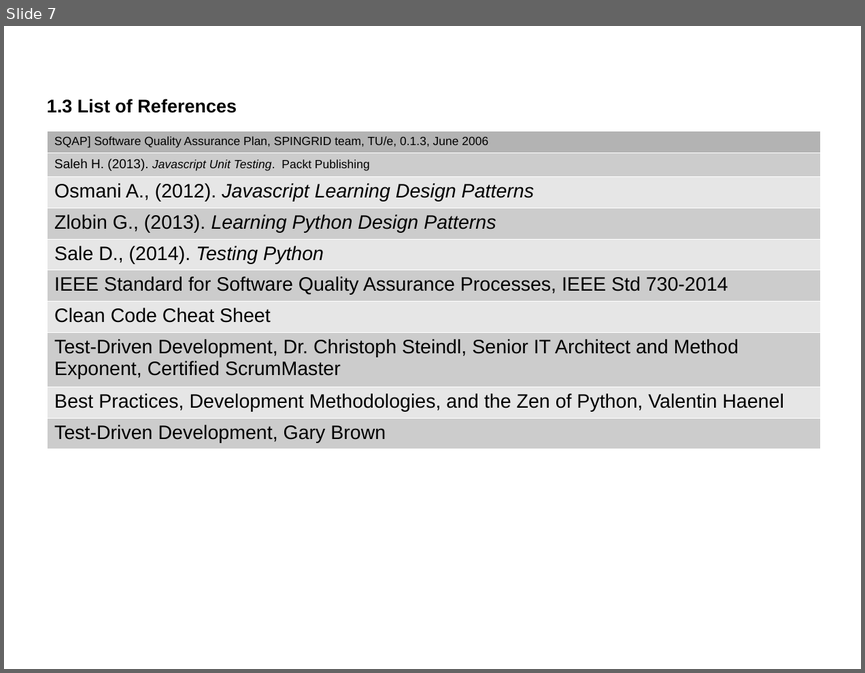
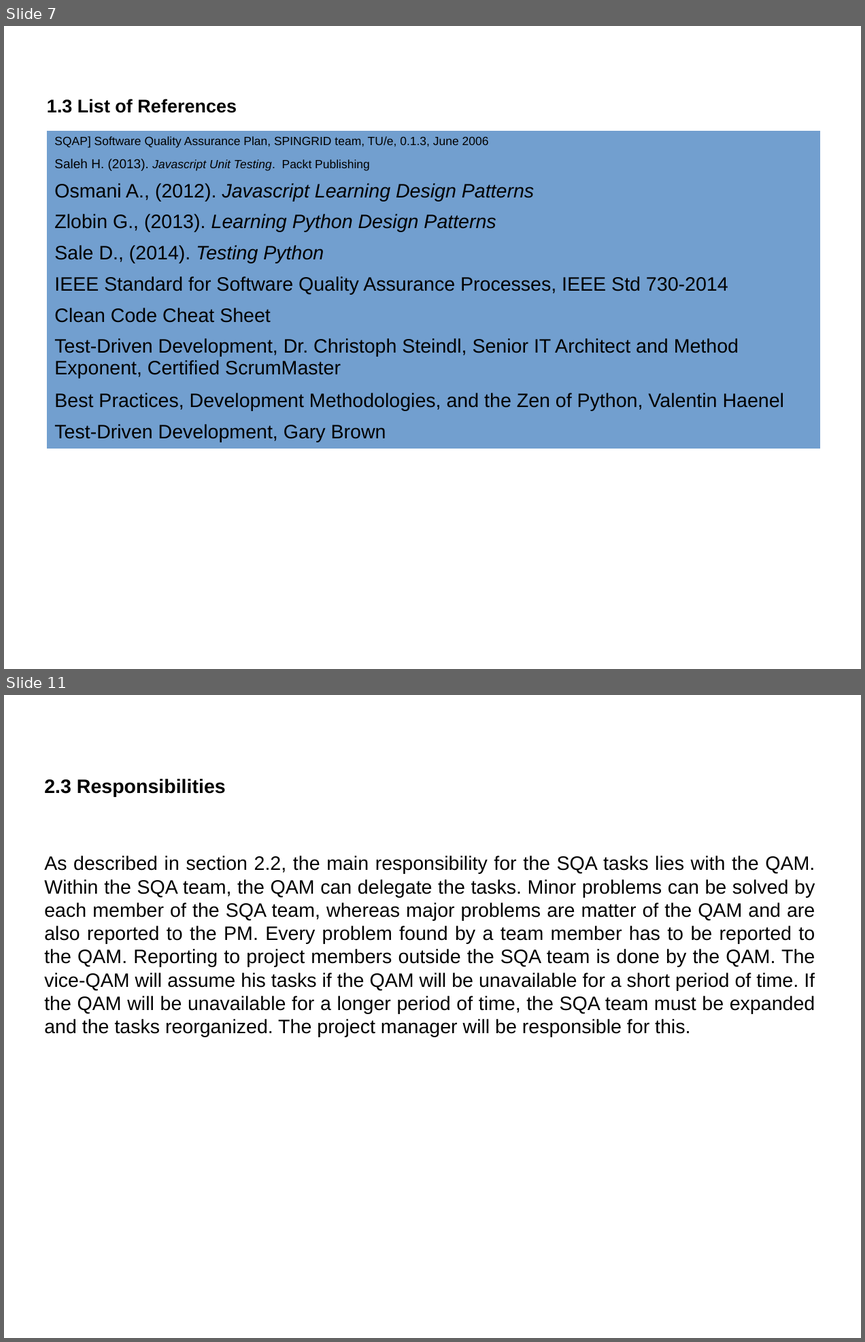
Before and after one commit to catherinemaglasang/e-store-by-scorpio, a slide deck: Presentation/SQAP.odp. Shown one above the other, each under a label of ours: slide 7 before the commit, slides 7 and 11 after it; the slides between them are not shown. The pictures are 865x673 and 865x1342 pixels, drawn with LibreOffice and Linux fonts; fonts in the diff are those of the drawing. Boxes give left, top, right and bottom in pixels: in the first picture for what was removed or moved away, otherwise in the second. Text is boxed around its words. In the diff, an @@ line names an element or a change of style, - is before the commit and + after.

```diff
--- a/Presentation/SQAP.odp
+++ b/Presentation/SQAP.odp
@@ slide 11 added at [4,695,861,1338], background #FFFFFF @@
@@ text added at [44,779,815,1037], 18 pt, text #000000 @@
+2.3 Responsibilities
+As described in section 2.2, the main responsibility for the SQA tasks lies with the QAM. Within the SQA team, the QAM can delegate the tasks. Minor problems can be solved by each member of the SQA team, whereas major problems are matter of the QAM and are also reported to the PM. Every problem found by a team member has to be reported to the QAM. Reporting to project members outside the SQA team is done by the QAM. The vice-QAM will assume his tasks if the QAM will be unavailable for a short period of time. If the QAM will be unavailable for a longer period of time, the SQA team must be expanded and the tasks reorganized. The project manager will be responsible for this.
@@ slide 7 changed as well @@
@@ table at [47,130,821,448] @@
@@ fill #B3B3B3 to #729FCF in row 1, column 1 @@
@@ fill #CCCCCC to #729FCF in 5 cells @@
@@ fill #E6E6E6 to #729FCF in 4 cells @@
@@ borders changed @@
```
Also in this commit, not shown: 6 other slides changed, 3 other slides added, 1 other file.
